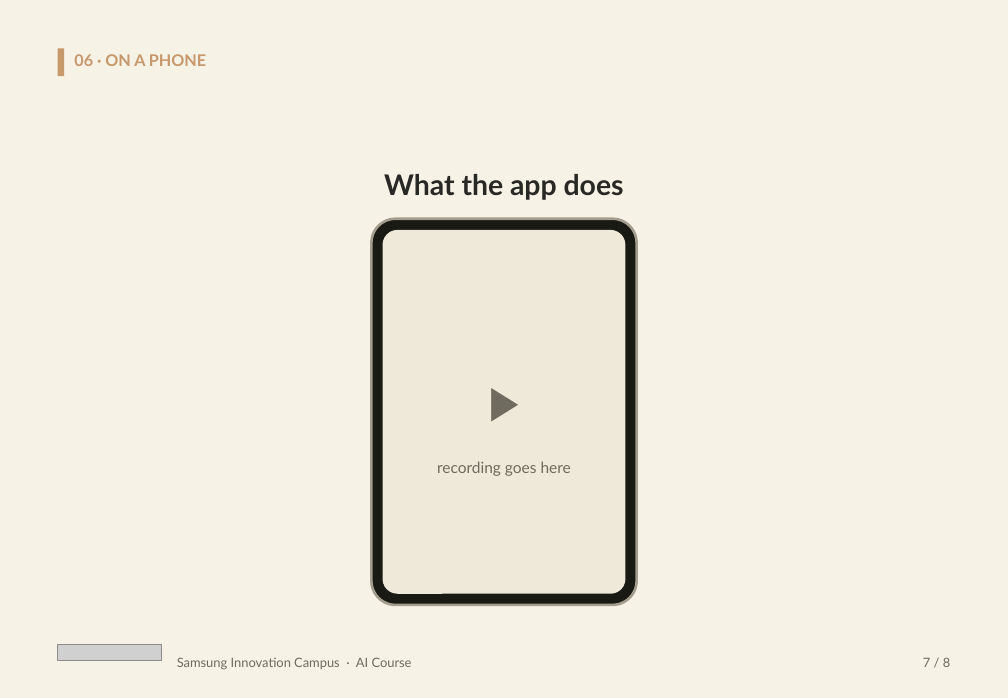
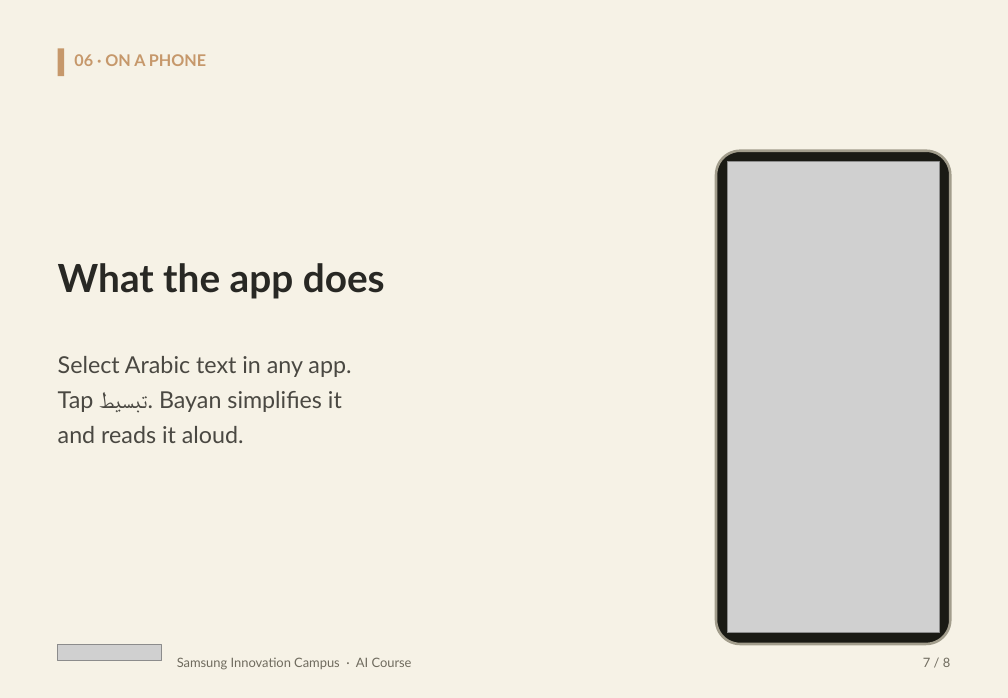
Before and after one commit to Cogni-Libya/Bayan, a slide deck: slide 18 of deliverables/04_presentation/Bayan_Submission.pptx. Drawn at 1008x698 pixels with LibreOffice and Linux fonts; fonts in the diff are those of the drawing; grey boxes stand for pictures. Boxes give left, top, right and bottom in pixels: in the first picture for what was removed or moved away, otherwise in the second. Text is boxed around its words. In the diff, an @@ line names an element or a change of style, - is before the commit and + after.

Commit message:
Add the phone demo video and showcase it in the README
Ship the current recording in deliverables/05_demo/ and embed it in both
pitch decks beside the "What the app does" copy, with a README section
so reviewers can watch the flow. Swap in a longer capture later.

```diff
--- a/deliverables/04_presentation/Bayan_Submission.pptx
+++ b/deliverables/04_presentation/Bayan_Submission.pptx
@@ rounded rectangle: place and size @@
-rounded rectangle at (371,219,637,605)
+rounded rectangle at (716,151,950,644)
@@ rounded rectangle at (716,151,950,644): proportions changed @@
@@ picture added at (727,162,939,633) @@
@@ rounded rectangle removed at (383,230,625,594) @@
@@ text "What the app does": place and size @@
-text "What the app does" at (384,174,624,200)
+text "What the app does" at (58,263,385,299)
@@ text "What the app does" at (58,263,385,299): size 22 to 30 pt; alignment centre to left @@
@@ text at (58,356,351,443): text changed; size 36 to 18 pt; text colour #6F6B5E to #4A4842 @@
-▶
+Select Arabic text in any app.
+Tap تبسيط. Bayan simplifies it
+and reads it aloud.
@@ text removed at (437,461,571,476) @@
-recording goes here
```
Also in this commit, not shown: 7 other files.
